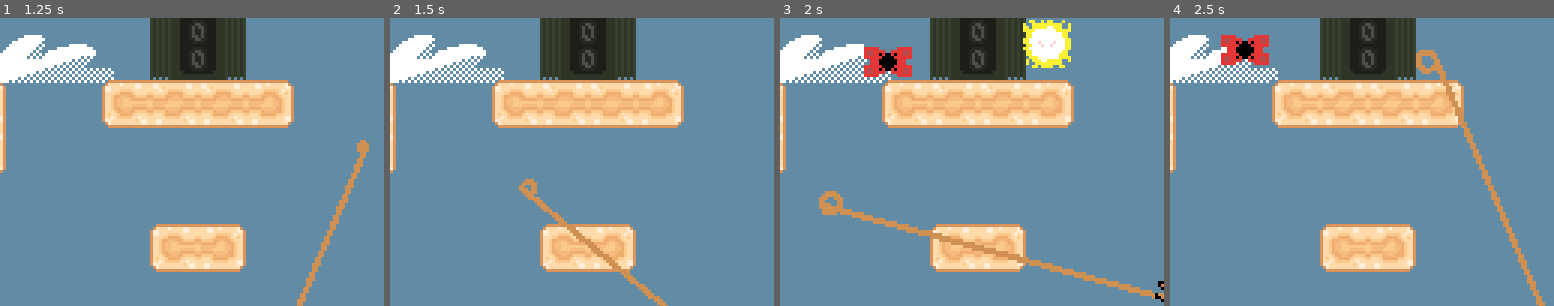
Above: before the commit, frames 1-4 (left to right).
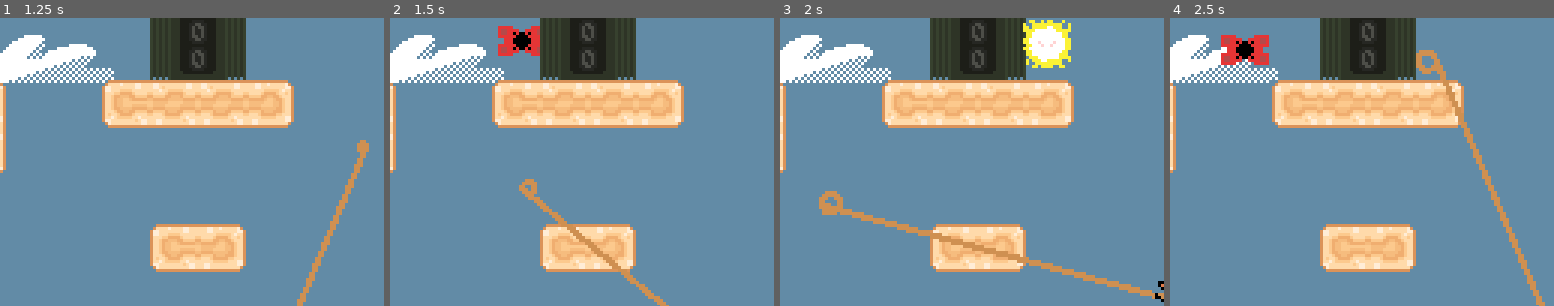
Above: after the commit, the same moments.

Repository: Jcodefox/GMTK-2025
Game: Godot game, scene res://scenes/topscenes/gameplay_topscene.tscn
Same seed, same stepped clock (60 frames per second), same inputs: the game is played once before the commit and once after it.
Inputs (mouse positions are % of the whole screen's width and height, from its top left):
- Up to frame 1 (1.25 s): move the mouse to (72, 45) at 0.52 s; hold D (move_right) from 0.53 s (still down); click (72, 45) at 0.6 s; tap Space (move_jump) at 0.77 s
- Up to frame 2 (1.5 s): keep holding D (move_right); move the mouse to (30, 55) at 1.27 s; click (30, 55) at 1.35 s
- Up to frame 3 (2 s): keep holding D (move_right); tap Space (move_jump) at 1.52 s
- Up to frame 4 (2.5 s): move the mouse to (60, 28) at 2.02 s; release D (move_right) at 2.03 s; hold A (move_left) from 2.03 s (still down); click (60, 28) at 2.1 s
The pictures show only the part of the screen within x 24-74%, y 23-73%; the shares and areas given below are measured in that part.

Frame 1 is identical in both runs. In frame 2, 1.0% of the frame differs, in the area x 28-40%, y 2-14%; in frame 3, 1.1%, in the area x 21-35%, y 10-21%; in frame 4, nothing differs.

Commit message:
Give all enemies common code base

Diff:
--- a/project.godot
+++ b/project.godot
@@ -30,6 +30,7 @@
 [global_group]
 
 enemy="All enemies should have this tag"
+can_be_lassod=""
 
 [input]
 
--- a/scenes/prefabs/enemies/mothick.tscn
+++ b/scenes/prefabs/enemies/mothick.tscn
@@ -7,7 +7,7 @@
 [sub_resource type="RectangleShape2D" id="RectangleShape2D_ghjc1"]
 size = Vector2(10, 10)
 
-[node name="Mothick" type="CharacterBody2D" groups=["enemy"]]
+[node name="Mothick" type="CharacterBody2D" groups=["can_be_lassod", "enemy"]]
 z_index = -1
 collision_layer = 4
 collision_mask = 2
--- a/scenes/prefabs/enemies/nameless.tscn
+++ b/scenes/prefabs/enemies/nameless.tscn
@@ -7,11 +7,11 @@
 [sub_resource type="RectangleShape2D" id="RectangleShape2D_ikum1"]
 size = Vector2(10, 12)
 
-[node name="Nameless" type="CharacterBody2D" groups=["enemy"]]
-z_index = 1
+[node name="Nameless" type="CharacterBody2D" groups=["can_be_lassod", "enemy"]]
 collision_layer = 4
 collision_mask = 0
 script = ExtResource("1_ikum1")
+metadata/_custom_type_script = "uid://73xsoj8bfe8b"
 
 [node name="AnimatedSprite2D" type="AnimatedSprite2D" parent="."]
 sprite_frames = ExtResource("2_ikum1")
--- a/scenes/prefabs/enemies/shock_wisp.tscn
+++ b/scenes/prefabs/enemies/shock_wisp.tscn
@@ -19,10 +19,11 @@
 [sub_resource type="RectangleShape2D" id="RectangleShape2D_cuf6y"]
 size = Vector2(12, 2)
 
-[node name="ShockWisp" type="CharacterBody2D" groups=["enemy"]]
+[node name="ShockWisp" type="CharacterBody2D" groups=["can_be_lassod", "enemy"]]
 collision_layer = 4
 collision_mask = 0
 script = ExtResource("1_70n4a")
+metadata/_custom_type_script = "uid://73xsoj8bfe8b"
 
 [node name="AnimatedSprite2D" type="AnimatedSprite2D" parent="."]
 sprite_frames = ExtResource("1_oaxne")
--- a/scenes/prefabs/enemies/spikro.tscn
+++ b/scenes/prefabs/enemies/spikro.tscn
@@ -7,7 +7,7 @@
 [sub_resource type="RectangleShape2D" id="RectangleShape2D_cfwy6"]
 size = Vector2(12, 12)
 
-[node name="Spikro" type="CharacterBody2D" groups=["enemy"]]
+[node name="Spikro" type="CharacterBody2D" groups=["can_be_lassod", "enemy"]]
 collision_layer = 4
 collision_mask = 2
 script = ExtResource("1_5ikm6")
--- a/scenes/prefabs/enemies/sproing.tscn
+++ b/scenes/prefabs/enemies/sproing.tscn
@@ -7,10 +7,11 @@
 [sub_resource type="RectangleShape2D" id="RectangleShape2D_cfwy6"]
 size = Vector2(10, 14)
 
-[node name="Sproing" type="CharacterBody2D" groups=["enemy"]]
+[node name="Sproing" type="CharacterBody2D" groups=["can_be_lassod", "enemy"]]
 collision_layer = 4
 collision_mask = 2
 script = ExtResource("1_l4pwe")
+metadata/_custom_type_script = "uid://73xsoj8bfe8b"
 
 [node name="AnimatedSprite2D" type="AnimatedSprite2D" parent="."]
 sprite_frames = ExtResource("2_l4pwe")
--- /dev/null
+++ b/scripts/prefabs/enemy/enemy.gd
@@ -0,0 +1,15 @@
+extends CharacterBody2D
+
+class_name Enemy
+
+@export var default_gravity: float = 625
+@export var time_until_enemy_hurts: float = 1.0
+var frames_alive: int = 0
+var time_alive: float = 0
+
+func _process(_delta: float) -> void:
+	if time_alive > time_until_enemy_hurts:
+		visible = true
+	elif Globals.do_things_flicker:
+		visible = frames_alive % 4 < 2
+		frames_alive += 1
--- a/scripts/prefabs/enemy/mothick.gd
+++ b/scripts/prefabs/enemy/mothick.gd
@@ -1,29 +1,16 @@
-extends CharacterBody2D
-
-@export var time_until_enemy_hurts: float = 1.0
+extends Enemy
 
 var animated_sprite_ghosts: Array[Node2D] = []
 var collision_shape_ghosts: Array[Node2D] = []
 var jump_check_shape_ghosts: Array[Node2D] = []
-var time_alive: float = 0
-var frames_alive: int = 0
 
 func _ready() -> void:
 	animated_sprite_ghosts = Globals.make_loop_ghosts_of($AnimatedSprite2D)
 	collision_shape_ghosts = Globals.make_loop_ghosts_of($CollisionShape2D)
 	jump_check_shape_ghosts = Globals.make_loop_ghosts_of($JumpOverCheck/CollisionShape2D)
 
-func _process(_delta: float) -> void:
-	return
-	if time_alive > time_until_enemy_hurts:
-		visible = true
-	elif Globals.do_things_flicker:
-		visible = frames_alive % 4 < 2
-		frames_alive += 1
-
 func _physics_process(delta: float) -> void:
 	time_alive += delta
-	Globals.update_enemy_i_frames(self)
 	global_position = Globals.apply_loop_teleport(global_position)
 	for sprite in animated_sprite_ghosts:
 		sprite.animation = $AnimatedSprite2D.animation
--- a/scripts/prefabs/enemy/nameless.gd
+++ b/scripts/prefabs/enemy/nameless.gd
@@ -1,13 +1,10 @@
-extends CharacterBody2D
+extends Enemy
 
-@export var time_until_enemy_hurts: float = 1.0
 @export var speed: float = 15
 
 var animated_sprite_ghosts: Array[Node2D] = []
 var collision_shape_ghosts: Array[Node2D] = []
 var jump_check_shape_ghosts: Array[Node2D] = []
-var time_alive: float = 0
-var frames_alive: int = 0
 
 func _ready() -> void:
 	animated_sprite_ghosts = Globals.make_loop_ghosts_of($AnimatedSprite2D)
@@ -32,13 +29,6 @@
 
 	move_and_slide()
 
-func _process(_delta: float) -> void:
-	if time_alive > time_until_enemy_hurts:
-		visible = true
-	elif Globals.do_things_flicker:
-		visible = frames_alive % 4 < 2
-		frames_alive += 1
-
 func set_animation(anim: String) -> void:
 	if $AnimatedSprite2D.animation != anim:
 		$AnimatedSprite2D.play(anim)
--- a/scripts/prefabs/enemy/shock_wisp.gd
+++ b/scripts/prefabs/enemy/shock_wisp.gd
@@ -1,13 +1,8 @@
-extends CharacterBody2D
+extends Enemy
 
-@export var time_until_enemy_hurts: float = 1.0
-
-@export var default_gravity: float = 625
 @export var move_speed: float = 50
 
 var move_direction: int = 0
-
-var time_alive: float = 0
 
 @onready var corners: Array[Area2D] = [$BottomRight, $BottomLeft, $TopLeft, $TopRight]
 
@@ -16,8 +11,6 @@
 var jump_check_shape_ghosts: Array[Node2D] = []
 
 var direction: int = 1
-
-var frames_alive: int = 0
 
 func _ready() -> void:
 	animated_sprite_ghosts = Globals.make_loop_ghosts_of($AnimatedSprite2D)
@@ -30,16 +23,8 @@
 		for child in corners[i].get_children():
 			Globals.make_loop_ghosts_of(child)
 
-func _process(_delta: float) -> void:
-	if time_alive > time_until_enemy_hurts:
-		visible = true
-	elif Globals.do_things_flicker:
-		visible = frames_alive % 4 < 2
-		frames_alive += 1
-
 func _physics_process(delta: float) -> void:
 	time_alive += delta
-	#Globals.update_enemy_i_frames(self)
 	global_position = Globals.apply_loop_teleport(global_position)
 
 	var angle: float = float(move_direction)/4 * TAU
--- a/scripts/prefabs/enemy/spikro.gd
+++ b/scripts/prefabs/enemy/spikro.gd
@@ -1,7 +1,4 @@
-extends CharacterBody2D
-
-@export var time_until_enemy_hurts: float = 1.0
-@export var default_gravity: float = 625
+extends Enemy
 
 var animated_sprite_ghosts: Array[Node2D] = []
 var collision_shape_ghosts: Array[Node2D] = []
@@ -9,24 +6,13 @@
 
 var intended_direction: float = 1.0
 
-var time_alive: float = 0.0
-var frames_alive: int = 0
-
 func _ready() -> void:
 	animated_sprite_ghosts = Globals.make_loop_ghosts_of($AnimatedSprite2D)
 	collision_shape_ghosts = Globals.make_loop_ghosts_of($CollisionShape2D)
 	jump_check_shape_ghosts = Globals.make_loop_ghosts_of($JumpOverCheck/CollisionShape2D)
 
-func _process(_delta: float) -> void:
-	if time_alive > time_until_enemy_hurts:
-		visible = true
-	elif Globals.do_things_flicker:
-		visible = frames_alive % 4 < 2
-		frames_alive += 1
-
 func _physics_process(delta: float) -> void:
 	time_alive += delta
-	#Globals.update_enemy_i_frames(self)
 	global_position = Globals.apply_loop_teleport(global_position)
 	$AnimatedSprite2D.flip_h = intended_direction > 0
 	for sprite in animated_sprite_ghosts:
--- a/scripts/prefabs/enemy/sproing.gd
+++ b/scripts/prefabs/enemy/sproing.gd
@@ -1,8 +1,5 @@
-extends CharacterBody2D
+extends Enemy
 
-@export var time_until_enemy_hurts: float = 1.0
-
-@export var default_gravity: float = 625
 @export var min_start_crouch_time: float = 0.5
 @export var max_start_crouch_time: float = 2.5
 @export var crouch_time_length: float = 1.0
@@ -19,11 +16,8 @@
 
 var intended_direction: float = 1.0
 
-var time_alive: float = 0.0
 var time_on_ground: float = 0.0
 var chosen_crouch_time: float = 0.0
-
-var frames_alive: int = 0
 
 func _ready() -> void:
 	chosen_crouch_time = randf_range(min_start_crouch_time, max_start_crouch_time)
@@ -34,16 +28,8 @@
 	for shape in collision_shape_ghosts:
 		all_shape_ghosts_original_poses.append(shape.position)
 
-func _process(_delta: float) -> void:
-	if time_alive > time_until_enemy_hurts:
-		visible = true
-	elif Globals.do_things_flicker:
-		visible = frames_alive % 4 < 2
-		frames_alive += 1
-
 func _physics_process(delta: float) -> void:
 	time_alive += delta
-	#Globals.update_enemy_i_frames(self)
 	global_position = Globals.apply_loop_teleport(global_position)
 
 	if is_on_floor():
--- a/scripts/prefabs/lasso_v2.gd
+++ b/scripts/prefabs/lasso_v2.gd
@@ -147,7 +147,7 @@
 
 	var sum_pos: Vector2 = Vector2.ZERO
 	for body in $Area2D.get_overlapping_bodies():
-		if body.is_in_group("enemy") and body.time_alive > body.time_until_enemy_hurts:
+		if body.is_in_group("can_be_lassod") and body.time_alive > body.time_until_enemy_hurts:
 			sum_pos += Globals.convert_to_visible_pos(body.global_position)
 			killed_enemies += 1
 			body.queue_free()
Not shown, added: scripts/prefabs/enemy/enemy.gd.uid
